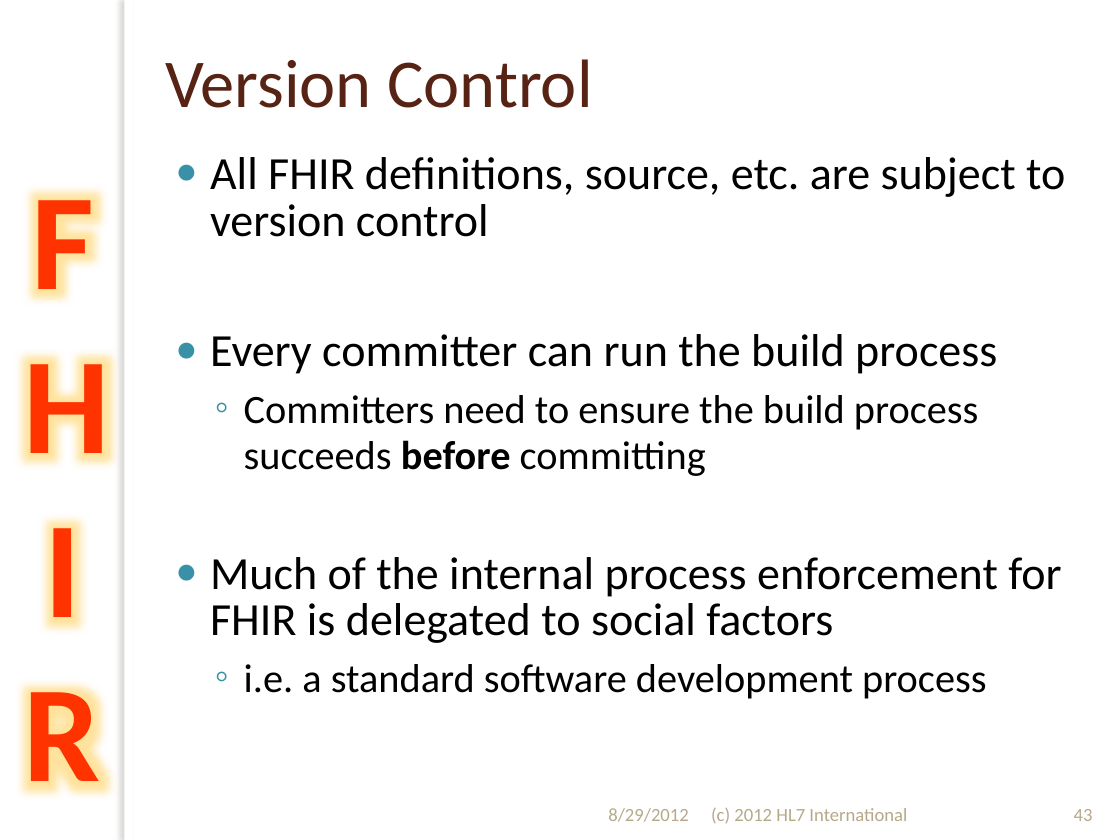
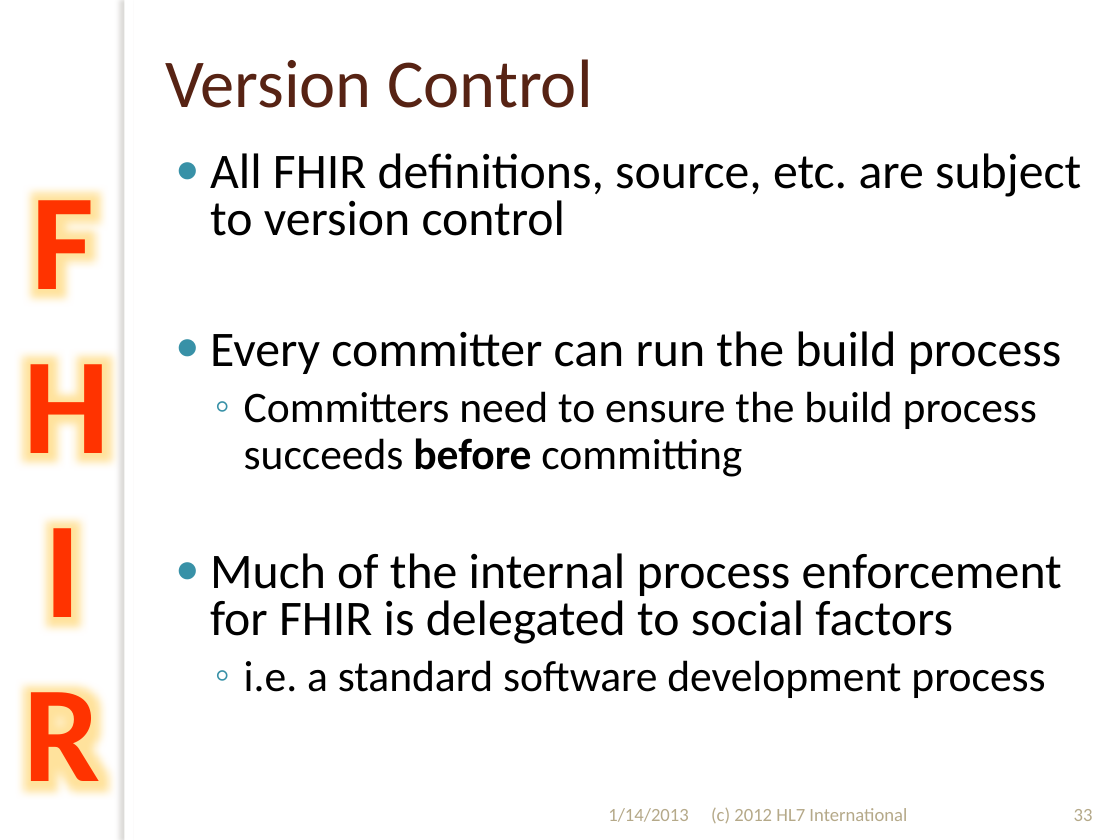
Before and after one commit to vista-novo/fhir, a slide deck: slide 33 of presentations/2012-Sept/201209 WGM Hands on with FHIR.pptx (slide 43 before the commit). Drawn at 1120x840 pixels with LibreOffice and Linux fonts; fonts in the diff are those of the drawing; background and template pictures are left out. Boxes give left, top, right and bottom in pixels: in the first picture for what was removed or moved away, otherwise in the second. Text is boxed around its words. In the diff, an @@ line names an element or a change of style, - is before the commit and + after.

```diff
--- a/presentations/2012-Sept/201209 WGM Hands on with FHIR.pptx
+++ b/presentations/2012-Sept/201209 WGM Hands on with FHIR.pptx
@@ text "All FHIR definitions, source, etc. ..." at [210, 153, 1081, 698]: size 29.6 to 32 pt in "All FHIR definitions, source, etc. are subject ...", "Every committer can run the build process", "Much of the internal process enforcement for ..."; size 25.9 to 28 pt in "Committers need to ensure the build process ...", "i.e. a standard software development process" @@
@@ text at [608, 808, 689, 822]: text changed @@
-8/29/2012
+1/14/2013
@@ page number at [1074, 809, 1093, 821]: text changed @@
-43
+33
```
Also in this commit, not shown: 47 other slides changed, 17 slides removed, 13 other files.
